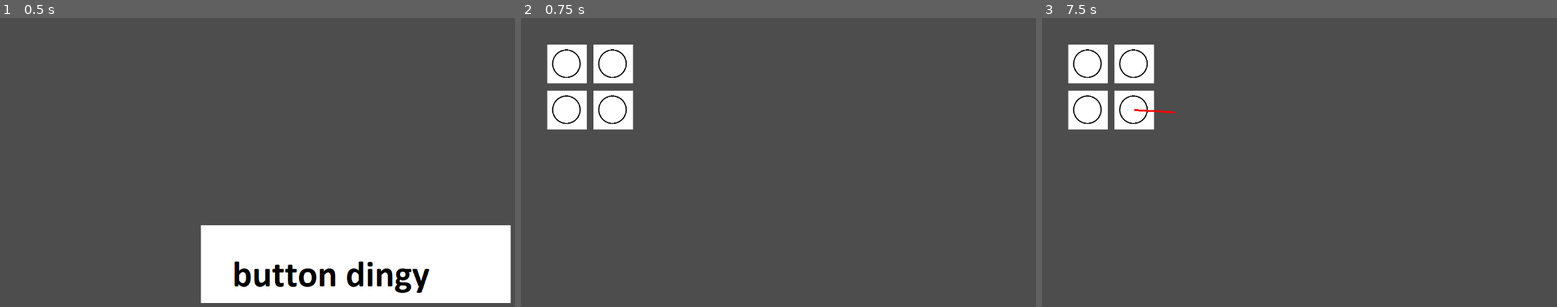
Above: before the commit, frames 1-3 (left to right).
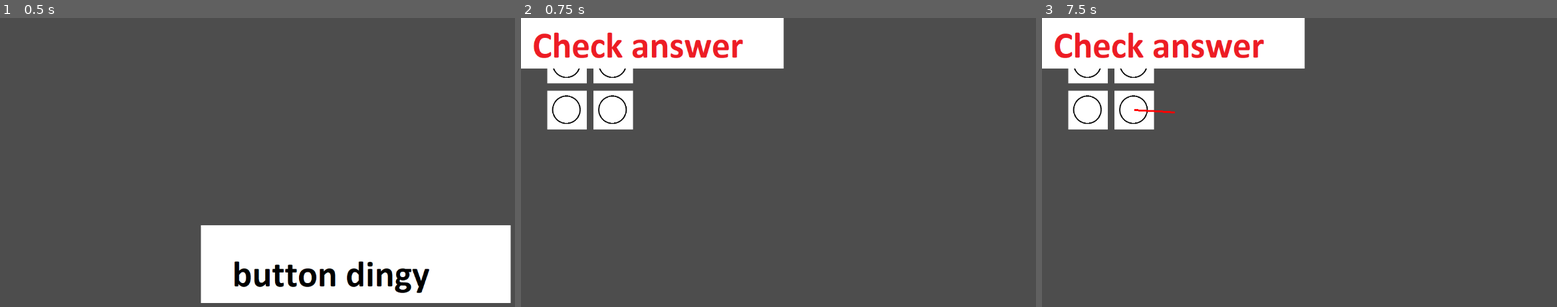
Above: after the commit, the same moments.

Repository: NodalGame/Nodal
Game: Godot game, scene res://mainscreen.tscn
Two runs of this game, one before a commit and one after it. Both use one fixed random seed, a clock stepped at 60 frames per second and the inputs below.
Inputs (mouse positions are in pixels of both pictures, inside the frame that each line leads up to):
- Up to frame 1 (0.5 s): no input
- Up to frame 2 (0.75 s): click (876, 263) at 0.5 s
- Up to frame 3 (7.5 s): click (1175, 44) at 1.27 s; click (1175, 44) at 2.02 s; click (1175, 44) at 2.77 s; tap Enter at 3.5, 5, 6.5 s; move the mouse to (1423, 150) at 3.52 s; click (1423, 150) at 3.67 s; tap Space at 4.25, 5.75, 7.25 s; drag from (1201, 182) to (1278, 226) at 4.27 s; move the mouse to (1361, 101) at 5.02 s; click (1361, 101) at 5.17 s; drag from (1278, 226) to (1150, 122) at 5.77 s; move the mouse to (1464, 211) at 6.52 s; click (1464, 211) at 6.67 s; drag from (1150, 122) to (1227, 93) at 7.27 s

Frame 1 is identical in both runs. In frame 2, 8.1% of the frame differs, in the area x 0-52%, y 0-18%; in frame 3, 8.1%.

Commit message:
solve puzzle basic check works

Diff:
--- a/nodalgodot/logic/objects/LineHandler.gd
+++ b/nodalgodot/logic/handlers/LineHandler.gd
@@ -5,11 +5,11 @@
 var start_node = null
 var game_nodes: Array[GameNode]
 var active_line: Line2D
+var active_node: GameNode
 var lines: Array[Line2D]
 
 
 func _init(nodes):
-	print("init linehandler")
 	game_nodes = nodes
 
 
@@ -19,19 +19,15 @@
 func _input(event):
 	if event is InputEventMouseButton:
 		if event.button_index == MOUSE_BUTTON_LEFT and event.pressed:
-			print("pressed")
 			# Check if a draggable node was clicked
 			var clicked_node = get_node_at_mouse_position(event.position)
 			if clicked_node:
 				start_drag(clicked_node)
 		elif event.button_index == MOUSE_BUTTON_LEFT and not event.pressed:
-			print("notpressed")
 			if is_dragging:
-				print("dragging")
 				# Check if released over a draggable node
 				var released_node = get_node_at_mouse_position(event.position)
 				if released_node and released_node != start_node:
-					print("got released node", released_node)
 					end_drag(released_node)
 				else:
 					cancel_drag()
@@ -41,7 +37,6 @@
 		active_line.points[1] = event.position
 
 func start_drag(node):
-	print("start drag")
 	start_node = node
 	is_dragging = true
 
@@ -54,9 +49,17 @@
 	active_line.points = [start_node.global_position, start_node.global_position]  # Start and end at the node
 	active_line.z_index = 1
 
+	# Replace active node
+	active_node = start_node
+
 func end_drag(node):
-	print("end drag")
 	is_dragging = false
+
+	# give each connected node new connection
+	if active_node:
+		active_node.add_connection(node)
+		node.add_connection(active_node)
+	active_node = null
 
 	# kill line if exists
 	if active_line:
@@ -71,8 +74,6 @@
 
 func get_node_at_mouse_position(mouse_position):
 	for node in game_nodes:
-		print("checking node")
 		if node.intercepts(mouse_position):
-			print("intercepts")
 			return node
 	return null
--- a/nodalgodot/logic/objects/GameNode.gd
+++ b/nodalgodot/logic/objects/GameNode.gd
@@ -6,6 +6,8 @@
 var y: float
 var sprite: Sprite2D
 var sprite_position: Vector2
+var connections: Array[GameNode]
+
 
 # Constructor
 func _init(init_x: float, init_y: float):
@@ -45,3 +47,17 @@
 # Boolean returning if mouse intercepts the texture of the node
 func intercepts(mouse_position):
 	return mouse_position.distance_to(sprite_position) <= 50.0
+
+
+func add_connection(node: GameNode):
+	connections.append(node)
+
+
+func remove_connection(node: GameNode):
+	var idx = connections.find(node)
+	if idx != -1:
+		connections.remove_at(idx)
+
+
+func get_connections() -> Array[GameNode]:
+	return connections
--- a/nodalgodot/logic/objects/CheckAnswerBtn.gd
+++ b/nodalgodot/logic/objects/buttons/CheckAnswerBtn.gd
@@ -1,4 +1,6 @@
-extends Node
+extends TextureButton
+
+signal check_answer()
 
 
 # Called when the node enters the scene tree for the first time.
@@ -9,3 +11,9 @@
 # Called every frame. 'delta' is the elapsed time since the previous frame.
 func _process(delta):
 	pass
+
+
+# Called when pressed
+func _pressed():
+	print("pressed check answer")
+	emit_signal("check_answer")
--- a/nodalgodot/mainscreen.tscn
+++ b/nodalgodot/mainscreen.tscn
@@ -1,12 +1,9 @@
 [gd_scene load_steps=3 format=3 uid="uid://8rkhp6av0f86"]
 
 [ext_resource type="Texture2D" uid="uid://b42sbil1kkn6b" path="res://button_imgs/StartGameBtn.png" id="1_8il37"]
-[ext_resource type="Script" path="res://logic/objects/StartGameBtn.gd" id="1_ha7mb"]
+[ext_resource type="Script" path="res://logic/objects/buttons/StartGameBtn.gd" id="1_ha7mb"]
 
 [node name="Node2D" type="Node2D"]
-
-[node name="Sprite2D" type="Sprite2D" parent="."]
-position = Vector2(3199, 1822)
 
 [node name="TextureButton" type="TextureButton" parent="."]
 offset_left = 436.0
--- a/nodalgodot/puzzles/level1.json
+++ b/nodalgodot/puzzles/level1.json
@@ -5,12 +5,14 @@
 		{
 			"x": 0,
 			"y": 0,
-			"type": "empty"
+			"color": "black",
+			"modifier": "none"
 		},
 		{
 			"x": 1,
 			"y": 0,
-			"type": "empty"
+			"color": "black",
+			"modifier": "none"
 		}
 	],
 	"groups": []
--- a/nodalgodot/puzzlescreen.gd
+++ b/nodalgodot/puzzlescreen.gd
@@ -1,13 +1,11 @@
 extends Node2D
 
-var LineHandler = preload("res://logic/objects/LineHandler.gd")
+var LineHandler = preload("res://logic/handlers/LineHandler.gd")
 var GameNode = preload("res://logic/objects/GameNode.gd")
 var game_nodes: Array[GameNode]
 
 # This will get a specific puzzle ID to load on each instantiation
 func _init():
-	print("readying puzzlescreen")
-
 	# Naively loads a 2x2 puzzle
 	var node_0 = GameNode.new(100, 100)
 	var node_1 = GameNode.new(100, 200)
@@ -27,9 +25,37 @@
 
 # Called when the node enters the scene tree for the first time.
 func _ready():
-	pass
+	var check_answer_btn = get_node("CheckAnswerBtn")
+	check_answer_btn.connect("check_answer", _on_check_answer)
+	print("done readying")
 
 
 # Called every frame. 'delta' is the elapsed time since the previous frame.
 func _process(delta):
 	pass
+
+
+# Called when check answer button pressed
+func _on_check_answer():
+	print("checking answer")
+	# Verify all nodes connected via BFS (logic will change with multi-color)
+	var visited = {}
+	var queue: Array[GameNode] = []
+
+	if game_nodes.is_empty():
+		return
+
+	queue.push_back(game_nodes[0])
+	visited[game_nodes[0]] = true
+
+	while queue.size() != 0:
+		var curr_node = queue.pop_front()
+		for neighbor in curr_node.get_connections():
+			if not visited.has(neighbor):
+				queue.push_back(neighbor)
+				visited[neighbor] = true
+
+	if len(visited) == len(game_nodes):
+		print("solved")
+	else:
+		print("unsolved")
--- a/nodalgodot/puzzlescreen.tscn
+++ b/nodalgodot/puzzlescreen.tscn
@@ -1,6 +1,14 @@
-[gd_scene load_steps=2 format=3 uid="uid://b1n7posp3ot3l"]
+[gd_scene load_steps=4 format=3 uid="uid://b1n7posp3ot3l"]
 
 [ext_resource type="Script" path="res://puzzlescreen.gd" id="1_r48sl"]
+[ext_resource type="Texture2D" uid="uid://ithomwunxciv" path="res://button_imgs/CheckAnswerBtn.png" id="2_r2hiv"]
+[ext_resource type="Script" path="res://logic/objects/buttons/CheckAnswerBtn.gd" id="3_5wcln"]
 
 [node name="Puzzlescreen" type="Node2D"]
 script = ExtResource("1_r48sl")
+
+[node name="CheckAnswerBtn" type="TextureButton" parent="."]
+offset_right = 40.0
+offset_bottom = 40.0
+texture_normal = ExtResource("2_r2hiv")
+script = ExtResource("3_5wcln")
Renamed: nodalgodot/logic/objects/StartGameBtn.gd -> nodalgodot/logic/objects/buttons/StartGameBtn.gd
